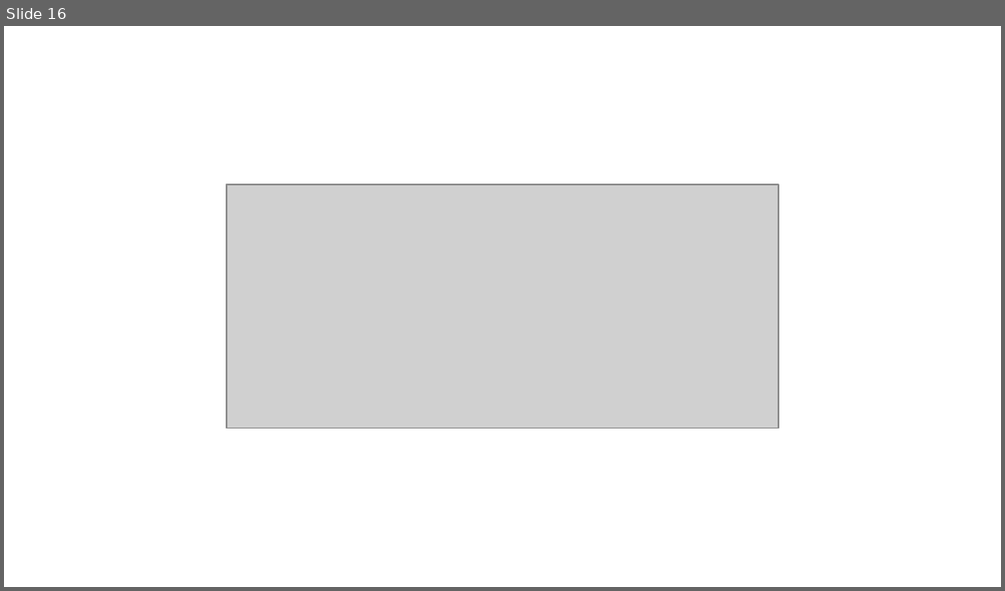
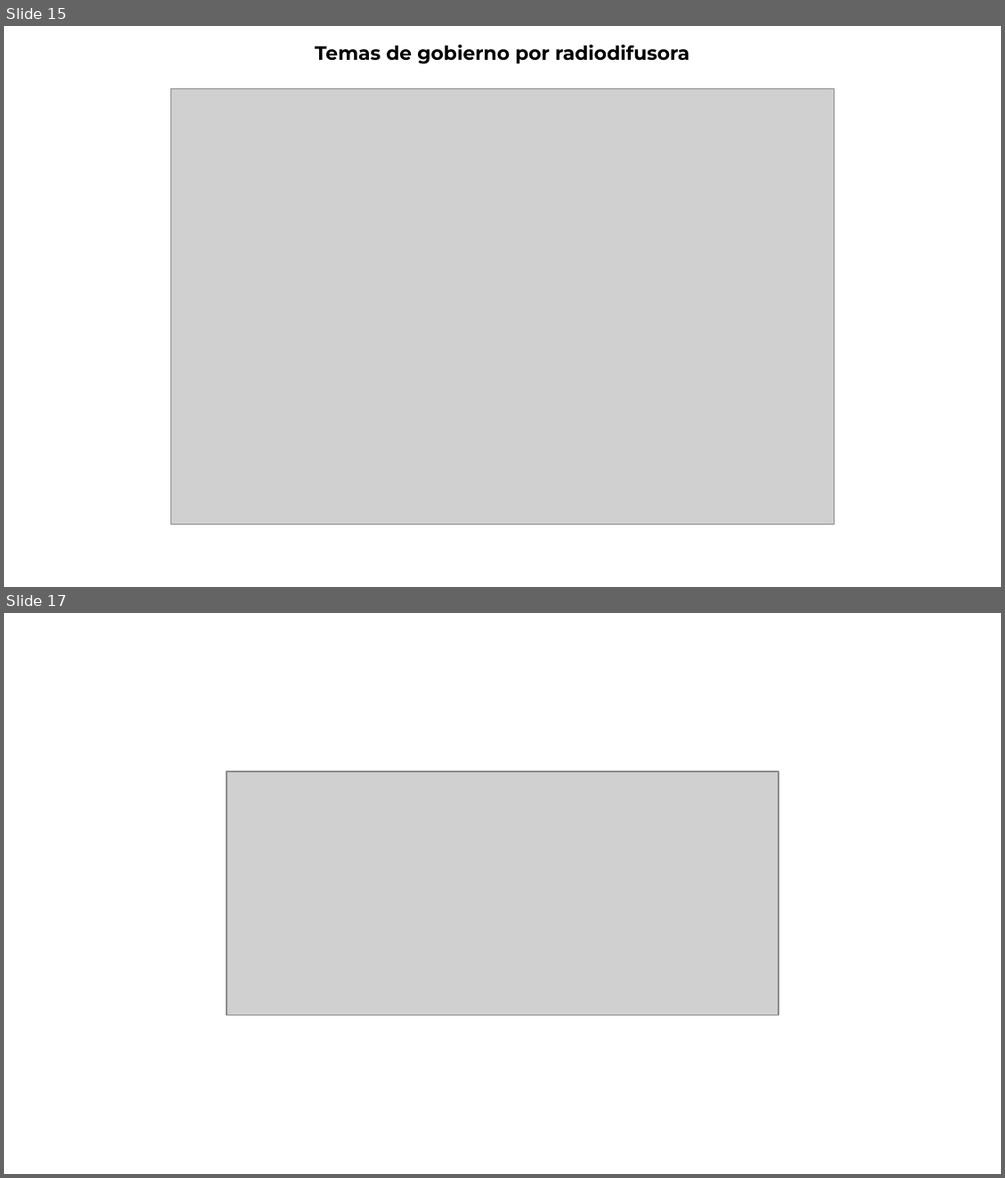
Before and after one commit to thelonious9/Reporteportadas, a slide deck: Reporte 150526.pptx. Shown one above the other, each under a label of ours: slide 16 before the commit, slides 15 and 17 after it; the slides between them are not shown. The pictures are 1005x591 and 1005x1178 pixels, drawn with LibreOffice and Linux fonts; fonts in the diff are those of the drawing; grey boxes stand for pictures; background and template pictures are left out. Boxes give left, top, right and bottom in pixels: in the first picture for what was removed or moved away, otherwise in the second. Text is boxed around its words. In the diff, an @@ line names an element or a change of style, - is before the commit and + after.

```diff
--- a/Reporte 150526.pptx
+++ b/Reporte 150526.pptx
@@ slide 15 added at box(4, 26, 1001, 587), background #FFFFFF @@
@@ text added at box(315, 45, 689, 64), 14 pt, text #000000, bold @@
+Temas de gobierno por radiodifusora
@@ picture added at box(171, 89, 834, 524) @@
@@ what was slide 16 is now slide 17 @@
```
Also in this commit, not shown: 12 slides changed, 1 other file.
